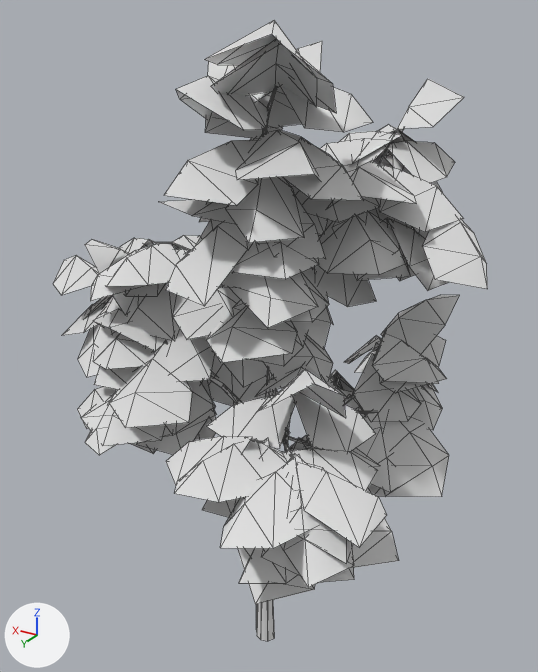
The glTF model res/models/tree1/tree1.gltf as it was, and as the next commit left it.
Camera for both pictures: a 50 mm lens placed at (-6.74, 11.08, 12.95), pointed at (0.43, -0.87, 6.98). Arrows for +X, +Y and +Z are at lower left; the lights stay in place. The picture after the commit comes second. Mesh edges are drawn as thin lines. Where no turn or scale is listed for an object, it has been applied to the vertices. Vertices at exactly the same position are counted once.

Objects in the first picture: 'Acer_medium_2_LOD2_Bark_Mat_0', 'Acer_medium_2_LOD2_Cluster_Mat_0'.
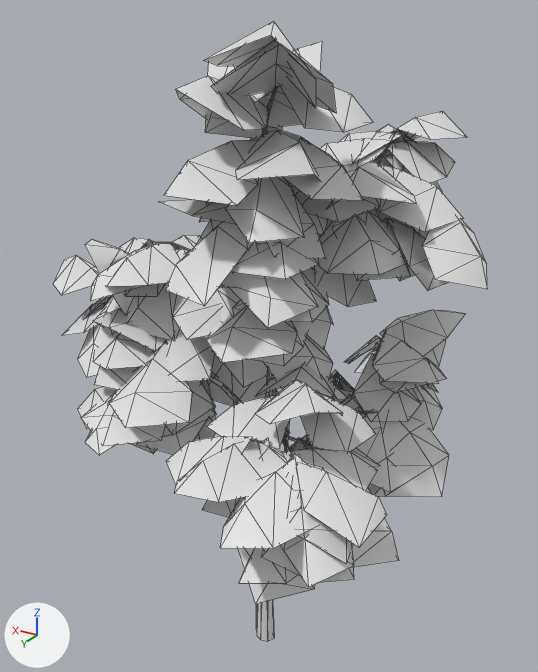
Diff of the bpy script that builds the scene:
```diff
--- a/res/models/tree1/tree1.gltf.py
+++ b/res/models/tree1/tree1.gltf.py
@@ me_acer_medium_2_lod2_cluster_mat_0_002 @@
 # used by ob_acer_medium_2_lod2_cluster_mat_0; location = (0.0, 0.0, 0.0)
-me_acer_medium_2_lod2_cluster_mat_0_002.from_pydata(...)  # 1200 vertices, 1193 faces; spans x -3.75..5.08, y -4.72..3.79, z 2.88..12.9
+me_acer_medium_2_lod2_cluster_mat_0_002.from_pydata(...)  # 1200 vertices, 1193 faces; spans x -3.75..5.08, y -4.72..3.79, z 2.88..12.89
+# me_acer_medium_2_lod2_cluster_mat_0_002 part 1: the loose piece of 7 vertices spanning x -2.52..-1.43, y -3.18..-1.85, z 10.93..11.9 is multiplied about its middle by the matrix ((0.959, 0.033, -0.283), (-0.155, 0.894, -0.421), (0.239, 0.447, 0.862)), then moved by (-0.1, 0.01, -0.41)
+# me_acer_medium_2_lod2_cluster_mat_0_002 part 2: the loose piece of 8 vertices spanning x -2.71..-1.31, y -3.71..-2.2, z 6.46..7.72 is multiplied about its middle by the matrix ((0.975, -0.054, -0.217), (0.016, 0.985, -0.174), (0.223, 0.166, 0.961)), then moved by (-0.01, -0.04, -0.21)
+# me_acer_medium_2_lod2_cluster_mat_0_002 part 3: the loose piece of 8 vertices spanning x -2.38..-0.98, y 0.83..2.34, z 6.64..7.89 is multiplied about its middle by the matrix ((0.982, 0.026, -0.185), (0.017, 0.975, 0.224), (0.186, -0.223, 0.957)), then moved by (0.0, 0.04, -0.15)
+# other edits to the shape of me_acer_medium_2_lod2_cluster_mat_0_002 do not show in these pictures
 me_acer_medium_2_lod2_cluster_mat_0_002.materials.append(mat_cluster_mat_007)
```

Where the change shows, as pixel boxes (x1, y1, x2, y2) in the pictures (538 x 672 px; the box of a moved part takes in the faces that stretch with it):
'Acer_medium_2_LOD2_Cluster_Mat_0', reshaped
    before: (53, 20, 487, 604)
    after: (53, 21, 487, 604)
part 1 of me_acer_medium_2_lod2_cluster_mat_0_002, moved or reshaped
    before: (397, 79, 464, 132)
    after: (397, 111, 467, 141)
part 2 of me_acer_medium_2_lod2_cluster_mat_0_002, moved or reshaped
    before: (381, 295, 460, 354)
    after: (380, 310, 465, 356)
part 3 of me_acer_medium_2_lod2_cluster_mat_0_002, moved or reshaped
    before: (257, 369, 346, 418)
    after: (255, 380, 343, 424)
